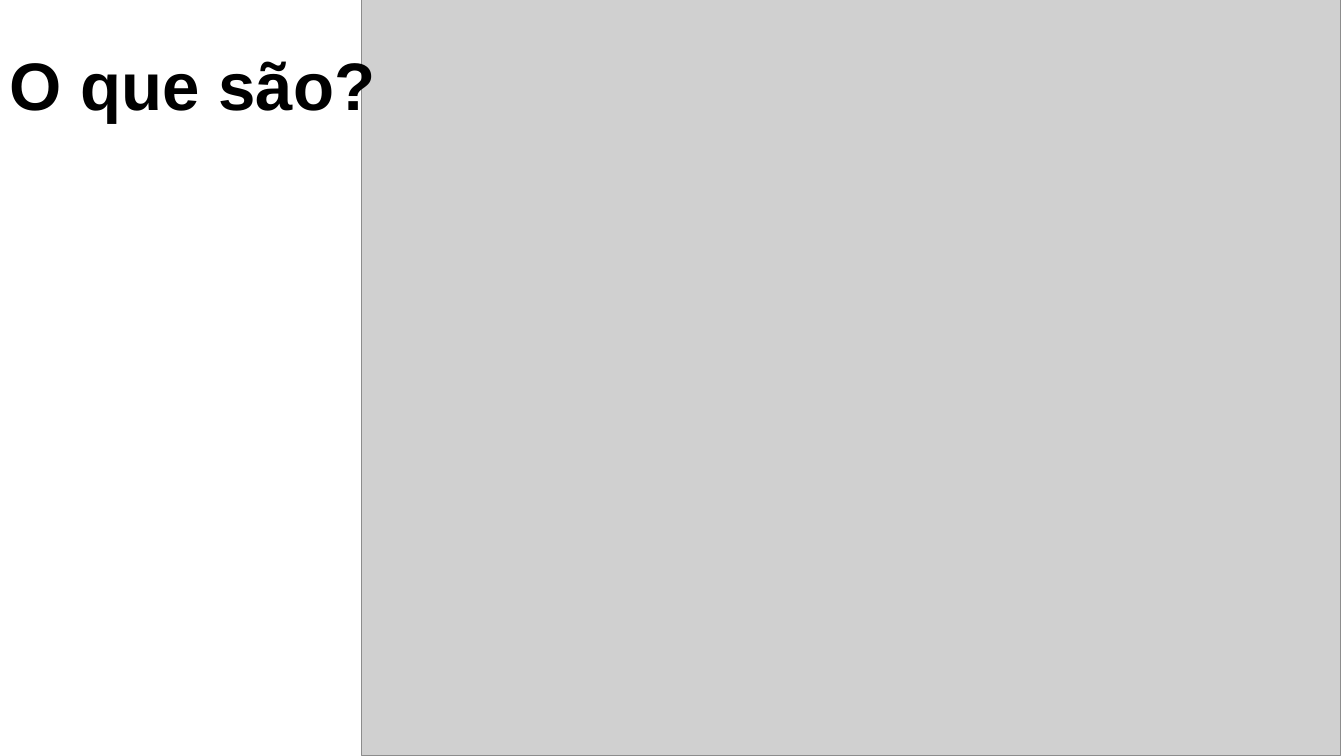
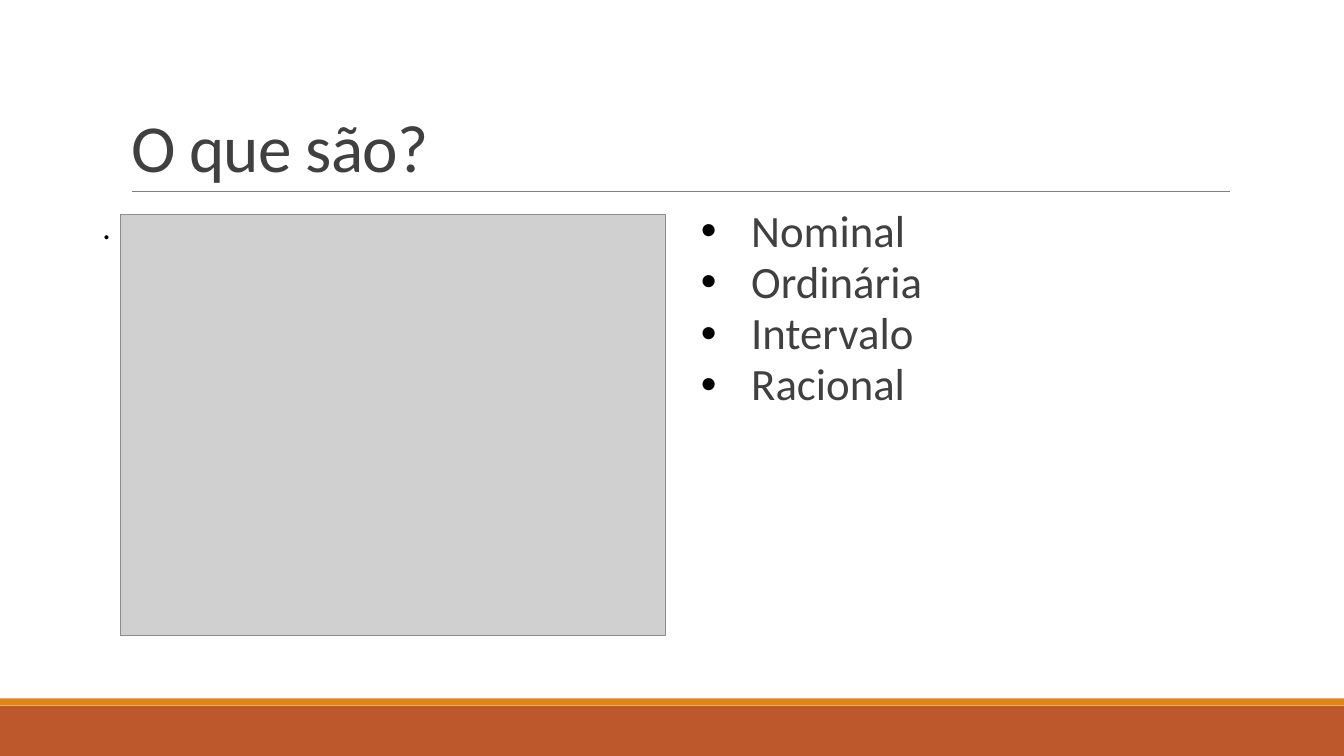
Before and after one commit to gutorc92/apresentacaoTCU, a slide deck: slide 4 of apresentacao.pptx. Drawn at 1344x756 pixels with LibreOffice and Linux fonts; fonts in the diff are those of the drawing; grey boxes stand for pictures. Boxes give left, top, right and bottom in pixels: in the first picture for what was removed or moved away, otherwise in the second. Text is boxed around its words. In the diff, an @@ line names an element or a change of style, - is before the commit and + after.

```diff
--- a/apresentacao.pptx
+++ b/apresentacao.pptx
@@ title "O que são?": place and size @@
-title "O que são?" at [10,57,376,123]
+title "O que são?" at [131,126,429,183]
@@ title "O que são?" at [131,126,429,183]: font Arial to Calibri, text colour #000000 to #404040, letter spacing 0 to -0.5 pt, bold off; line spacing 1 to 0.85; vertical alignment top to bottom @@
@@ text added at [93,202,1252,682], 24 pt, text #000000 @@
+.
@@ line added from (132, 192) to (1231, 192), #808080 0.5 pt @@
@@ picture: place and size @@
-picture at [362,0,1341,756]
+picture at [121,215,665,635]
@@ text added at [751,216,922,401], 32 pt, text #404040 @@
+• Nominal
+• Ordinária
+• Intervalo
+• Racional
@@ rectangle added at [0,706,1344,756], fill #BD582C @@
@@ rectangle added at [0,699,1344,706], fill #E48312 @@
```
Also in this commit, not shown: 9 other slides changed, 5 slides added, 5 slides removed, 5 other files.
